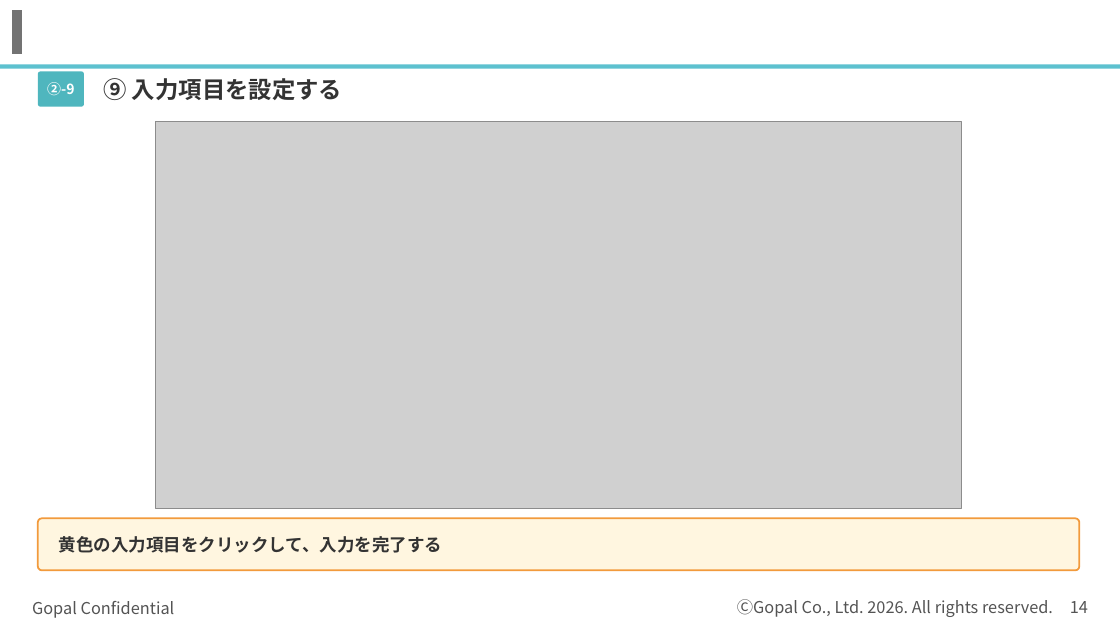
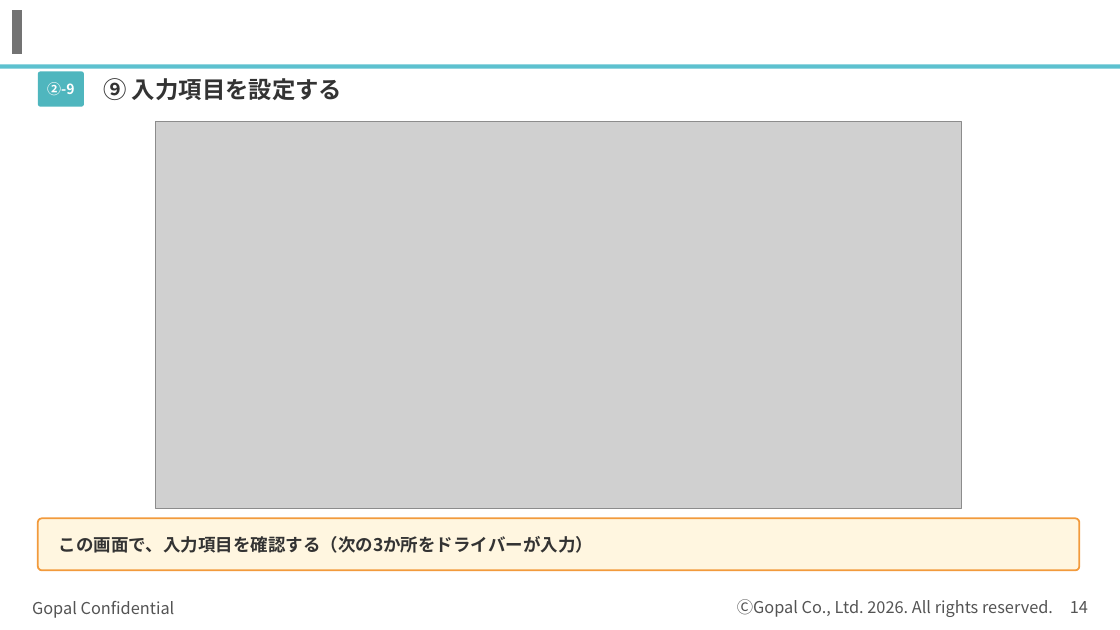
Before and after one commit to kagayugopal-eng/tamu, a slide deck: slide 14 of out/登録の流れ_書類準備まで.pptx. Drawn at 1120x630 pixels with LibreOffice and Linux fonts; fonts in the diff are those of the drawing; grey boxes stand for pictures; background and template pictures are left out. Boxes give left, top, right and bottom in pixels: in the first picture for what was removed or moved away, otherwise in the second. Text is boxed around its words. In the diff, an @@ line names an element or a change of style, - is before the commit and + after.

```diff
--- a/out/登録の流れ_書類準備まで.pptx
+++ b/out/登録の流れ_書類準備まで.pptx
@@ text at <box>59,536,593,553</box>: text changed @@
-黄色の入力項目をクリックして、入力を完了する
+この画面で、入力項目を確認する（次の3か所をドライバーが入力）
```
Also in this commit, not shown: 3 other slides changed, 4 slides added, 3 slides removed.
